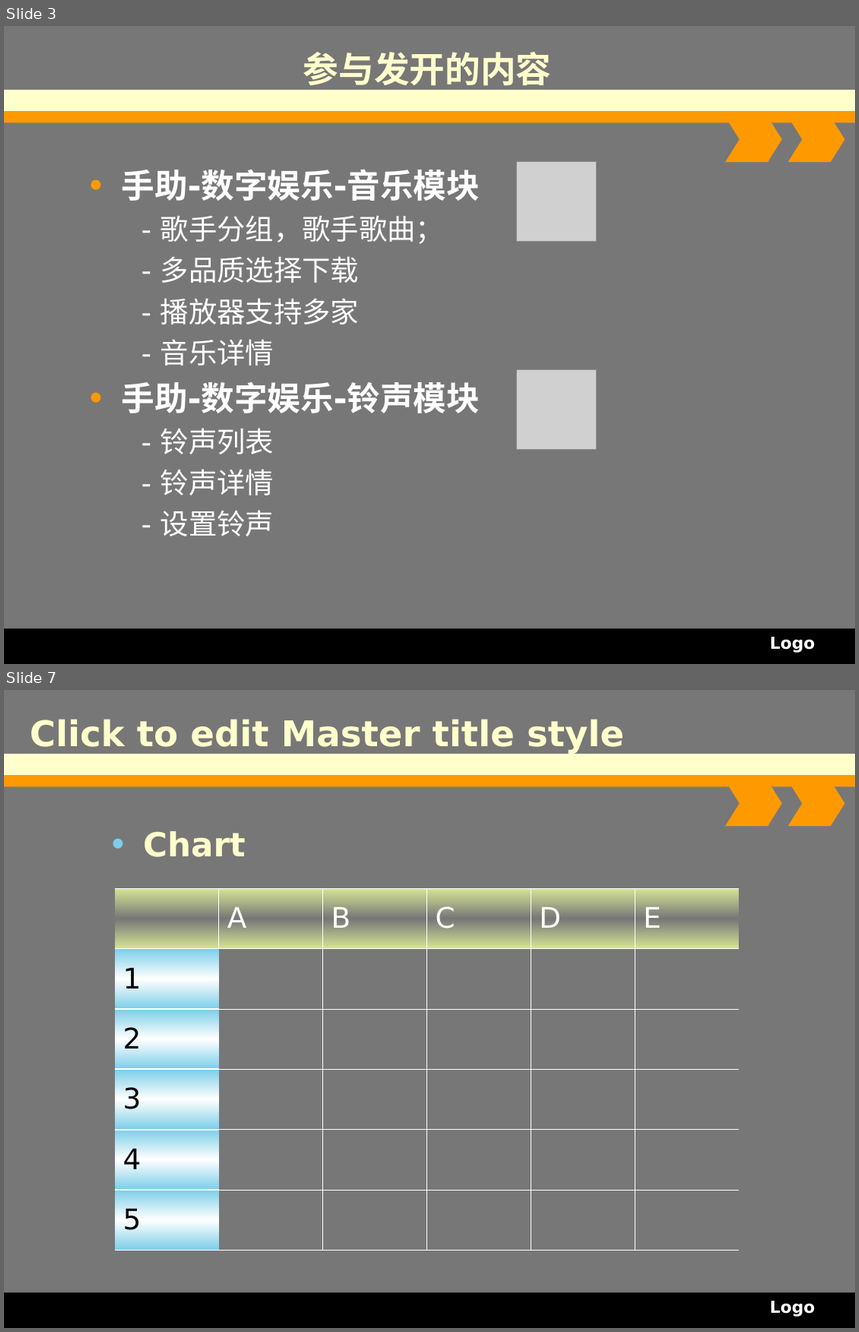
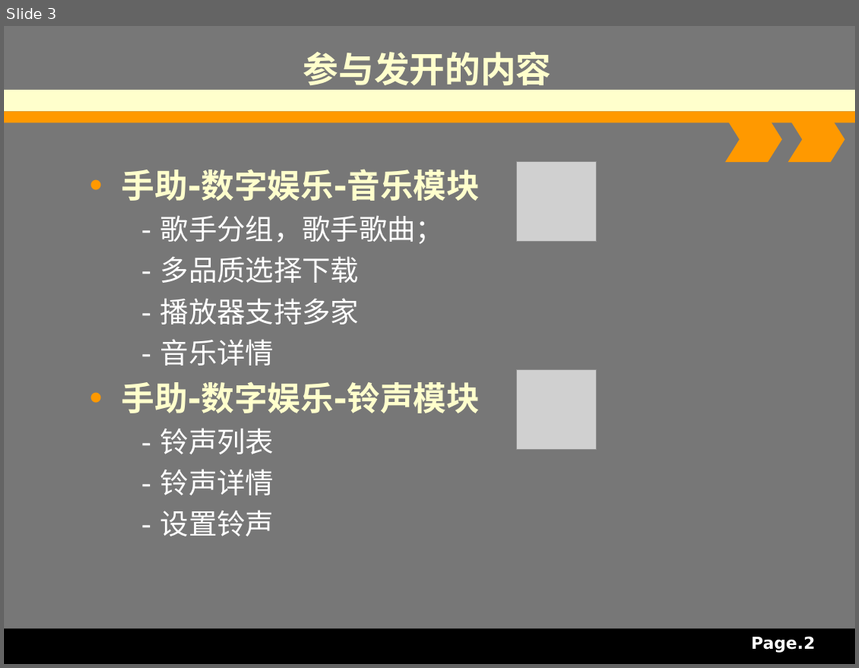
Before and after one commit to tianlanse93/Blogs, a slide deck: 实习生转正自评.ppt. Shown one above the other, each under a label of ours: slides 3 and 7 before the commit, slide 3 after it; the slides between them are not shown. The pictures are 859x1332 and 859x668 pixels, drawn with LibreOffice and Linux fonts; fonts in the diff are those of the drawing; grey boxes stand for pictures. Boxes give left, top, right and bottom in pixels: in the first picture for what was removed or moved away, otherwise in the second. Text is boxed around its words. In the diff, an @@ line names an element or a change of style, - is before the commit and + after.

```diff
--- a/实习生转正自评.ppt
+++ b/实习生转正自评.ppt
@@ slide 7 removed at (4, 690, 855, 1328), background #777777; not listed: 5 template elements that a slide beside it also shows @@
@@ title removed at (30, 719, 624, 754) @@
-Click to edit Master title style
@@ text removed at (143, 831, 246, 857) @@
-• Chart
@@ table removed at (115, 888, 737, 1250), 6 rows, 6 columns @@
- | A | B | C | D | E
-1 |  |  |  |  | 
-2 |  |  |  |  | 
-3 |  |  |  |  | 
-4 |  |  |  |  | 
-5 |  |  |  |  | 
@@ text removed at (770, 1301, 815, 1317) @@
-Logo
@@ slide 3 changed as well @@
@@ text at (122, 169, 480, 414): text colour #FFFFFF to #FFFFCC in "手助-数字娱乐-音乐模块", "手助-数字娱乐-铃声模块" @@
@@ text at (751, 637, 815, 653): text changed @@
-Logo
+Page.2
```
Also in this commit, not shown: 3 other slides changed, 1 slide added, 7 other slides removed.
